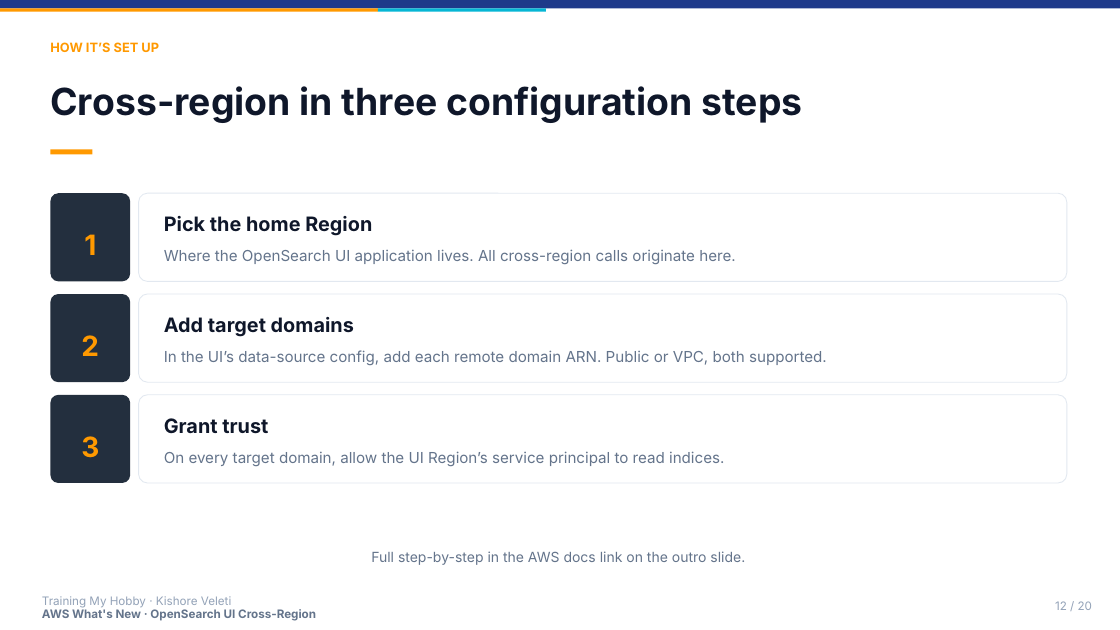
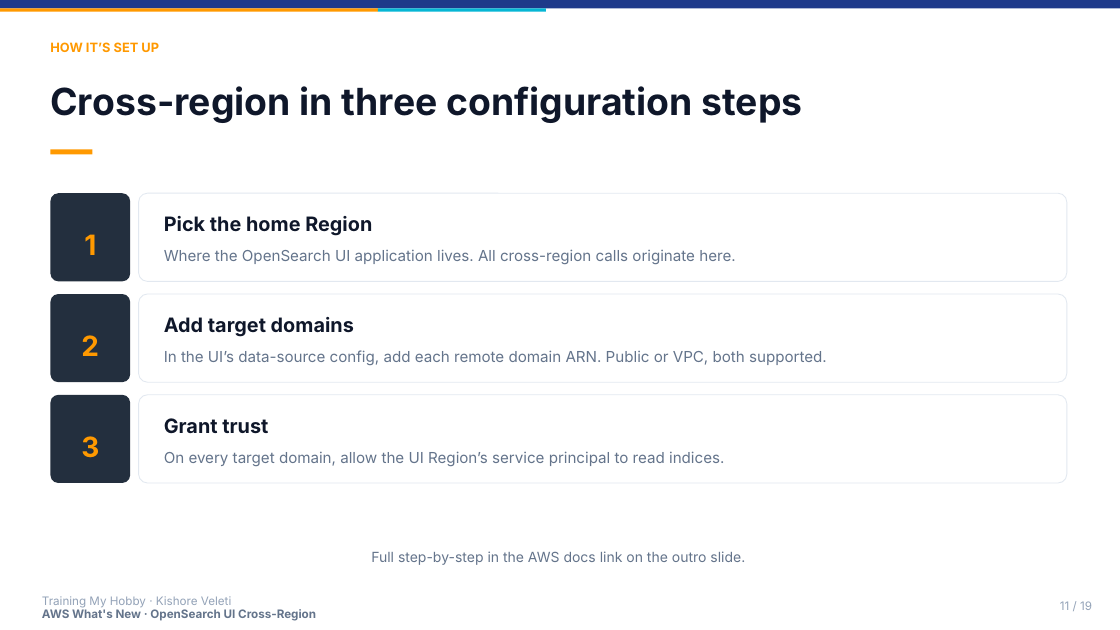
Before and after one commit to javakishore-veleti/FX-Trade-Analytics-AWs-OpenSearch, a slide deck: slide 11 of docs/Presentations/YouTube/AWS-OpenSearch-UI-Cross-Region-FX-Demo.pptx (slide 12 before the commit). Drawn at 1120x630 pixels with LibreOffice and Linux fonts; fonts in the diff are those of the drawing. Boxes give left, top, right and bottom in pixels: in the first picture for what was removed or moved away, otherwise in the second. Text is boxed around its words. In the diff, an @@ line names an element or a change of style, - is before the commit and + after.

```diff
--- a/docs/Presentations/YouTube/AWS-OpenSearch-UI-Cross-Region-FX-Demo.pptx
+++ b/docs/Presentations/YouTube/AWS-OpenSearch-UI-Cross-Region-FX-Demo.pptx
@@ text at <box>1060,601,1092,610</box>: text changed @@
-12 / 20
+11 / 19
```
Also in this commit, not shown: 15 other slides changed, 1 slide added, 2 slides removed, 1 other file.
